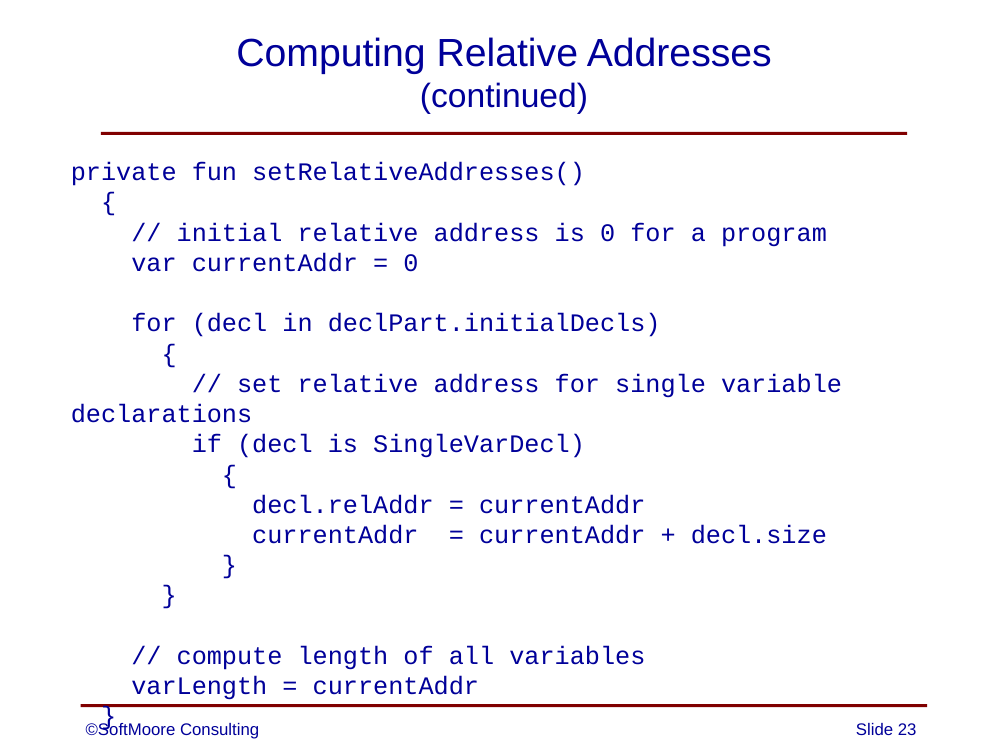
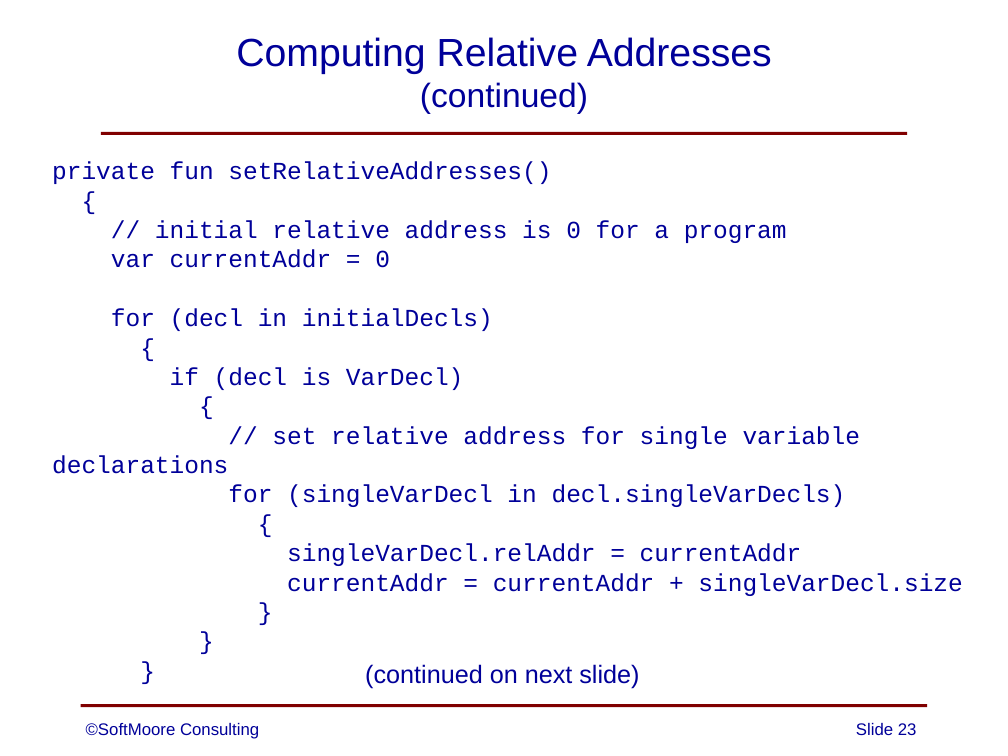
Before and after one commit to SoftMoore/CPRL-Kt-2nd, a slide deck: slide 23 of PowerPoints/11 - Code Generation.pptx. Drawn at 1008x756 pixels with LibreOffice and Linux fonts; fonts in the diff are those of the drawing. Boxes give left, top, right and bottom in pixels: in the first picture for what was removed or moved away, otherwise in the second. Text is boxed around its words. In the diff, an @@ line names an element or a change of style, - is before the commit and + after.

```diff
--- a/PowerPoints/11 - Code Generation.pptx
+++ b/PowerPoints/11 - Code Generation.pptx
@@ text "private fun setRelativeAddresses()": place and size @@
-text "private fun setRelativeAddresses()" at (71, 162, 842, 700)
+text "private fun setRelativeAddresses()" at (52, 162, 962, 596)
@@ text at (52, 162, 861, 474): size 18 to 17.5 pt in "private fun setRelativeAddresses()", "{", "// initial relative address is 0 for ...", "var currentAddr = 0" and 6 more places; indent changed @@
@@ text at (111, 308, 493, 390): text changed; size 18 to 17.5 pt @@
-for (decl in declPart.initialDecls)
+for (decl in initialDecls)
+{
+if (decl is VarDecl)
@@ text at (228, 485, 846, 507): text changed; size 18 to 17.5 pt @@
-if (decl is SingleVarDecl)
+for (singleVarDecl in decl.singleVarDecls)
@@ text at (287, 543, 962, 596): text changed; size 18 to 17.5 pt @@
-decl.relAddr = currentAddr
-currentAddr = currentAddr + decl.size
+singleVarDecl.relAddr = currentAddr
+currentAddr = currentAddr + singleVarDecl.size
@@ text at (131, 645, 645, 700): paragraphs removed @@
-// compute length of all variables
-varLength = currentAddr
@@ text added at (365, 664, 639, 689), 18 pt, text #000099 @@
+(continued on next slide)
```
Also in this commit, not shown: 1 slide added.
